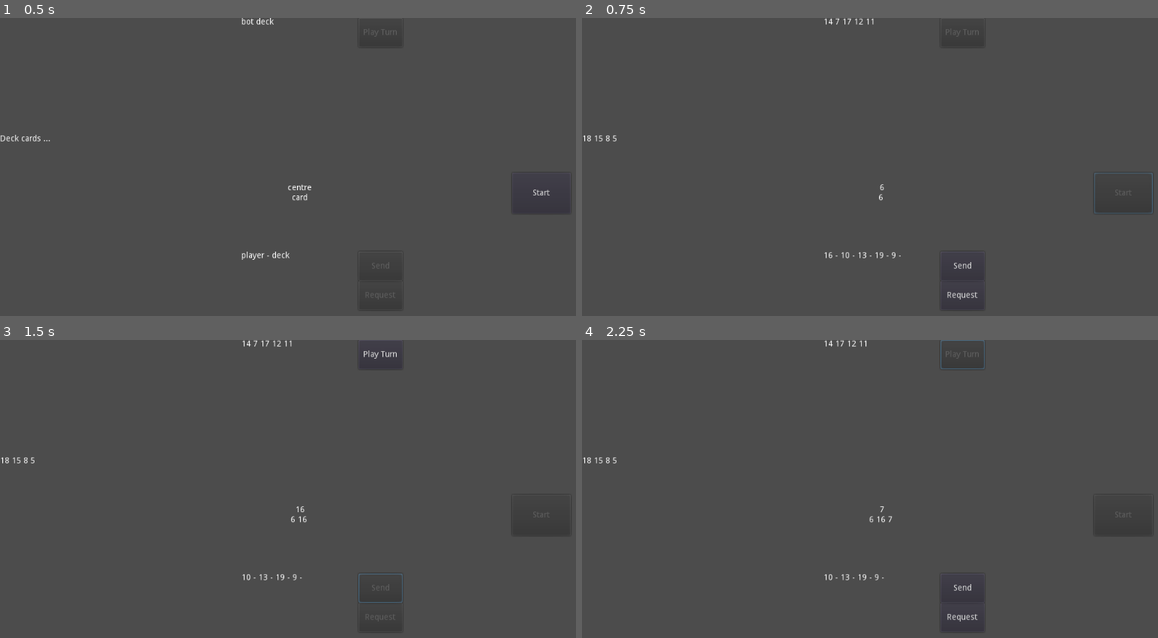
Above: before the commit, frames 1-4 (two rows, left to right).
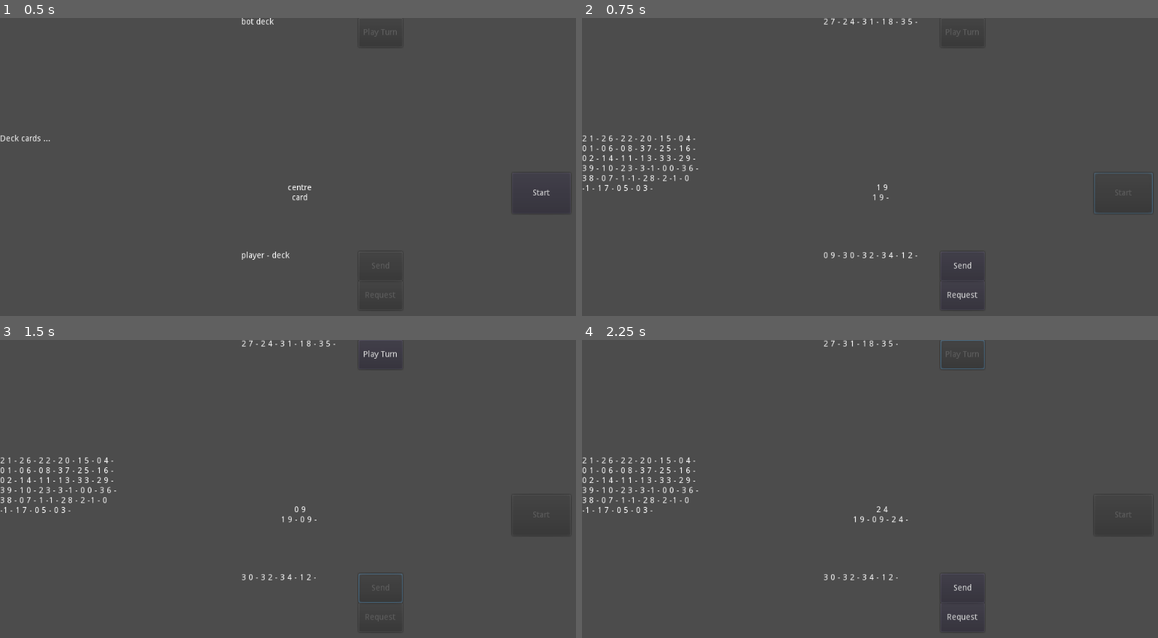
Above: after the commit, the same moments.

Repository: ravi-kiran-svs/uno-men
Game: Godot game, scene res://Scenes/TestScenes/TestGame.tscn
The game is run twice, just before and just after one commit, with the same random seed, the same clock (stepped at 60 frames per second) and the same inputs.
Inputs:
- Up to frame 1 (0.5 s): no input
- Up to frame 2 (0.75 s): click "Start" at 0.5 s
- Up to frame 3 (1.5 s): click "Send" at 1.25 s
- Up to frame 4 (2.25 s): click "Play Turn" at 2 s

Frame 1 is identical in both runs. In frame 2, 1.0% of the frame differs, in the area x 0-59%, y 0-81%; in frame 3, 1.0%; in frame 4, 1.0%, in the area x 0-57%, y 0-81%.

Commit message:
Card
Card class replaces int for cards.

Diff:
--- a/Scripts/Card/Card.gd
+++ b/Scripts/Card/Card.gd
@@ -1,6 +1,14 @@
-class Card:
+# A custom class that represents a Card.
+extends Object
+class_name Card
 
-	var _num
+enum CardColour {RED = 0, YELLOW = 1, GREEN = 2, BLUE = 3}
 
-	func _init(n):
-		_num = n
+# every card has two properties - a colour and a number.
+var colour : int
+var num : int
+# num == -1 => it's a SKIP TURN card.
+
+func _init(col : int, n : int):
+	colour = col
+	num = n
--- a/Scripts/Deck/Deck.gd
+++ b/Scripts/Deck/Deck.gd
@@ -1,16 +1,17 @@
+# A custom class that represents a deck of cards.
 extends Node
 class_name Deck
 
-var DeckService
+var DeckService : Node
 
 var _cards_list = []
 
-func addCard(i : int):
-	_cards_list.push_back(i)
+func addCard(card : Card):
+	_cards_list.push_back(card)
 	updateView()
 
-func removeCard(i : int):
-	_cards_list.erase(i)
+func removeCard(card : Card):
+	_cards_list.erase(card)
 	updateView()
 
 func getTopCard():
@@ -22,7 +23,7 @@
 		removeCard(card)
 		return card
 
-func peekBackCard() -> int:
+func peekBackCard() -> Card:
 	return _cards_list.back()
 
 func isEmpty() -> bool:
--- a/Scripts/DeckService/DeckService.gd
+++ b/Scripts/DeckService/DeckService.gd
@@ -1,34 +1,38 @@
+# This class is responsible for all communication between different decks.
 extends Control
 
+# initial number of cards each played gets.
 var N = 5;
 
-onready var CardsDeck = get_node("CardsDeck")
-onready var CentreDeck = get_node("CentreDeck")
-onready var PlayerDeck = get_node("PlayerDeck")
-onready var BotDeck = get_node("BotDeck")
+# these are the four decks of cards used in the game.
+onready var CardsDeck := get_node("CardsDeck")
+onready var CentreDeck := get_node("CentreDeck")
+onready var PlayerDeck := get_node("PlayerDeck")
+onready var BotDeck := get_node("BotDeck")
 
 func _ready():
 	randomize()
 
-# more complex code consisting of loops and conditions.
-func sendCardTo(to : Deck, i : int):
-	to.addCard(i)
+# used to send card from one deck to another.
+func sendCardTo(to : Deck, card : Card) -> bool:
+	to.addCard(card)
 	return true
 
-func requestCardFrom(from : Deck) -> int:
+# used to request card from a deck.
+func requestCardFrom(from : Deck) -> Card:
 	return from.getTopCard()
 
+# called by CardsDeck when it is out of cards.
 func requestRefill():
 	return CentreDeck.getAllCardsButTop()
 
-# things to do at the start of the game - when player clicks Start Game button.
-# 1. create the cards and add them into the deck.
-# 2. shuffle the deck and split it to the players (from the top of the deck).
-# 3. pick the top card from the deck and add it into the centre cards.
-
+# this function is called when the Game Starts - signal from GameService
+# 1. create the initial deck of cards.
+# 2. send it to CardsDeck to be shuffled and split.
 func _onGameStart():
 	var initialDeck = []
-	for i in range(5, 20):
-		initialDeck.append(i)
+	for c in 4:
+		for n in range(-1, 10):
+			initialDeck.append(Card.new(c, n))
 
 	CardsDeck.shuffleAndSplit(initialDeck, N)
--- a/Scripts/Decks/BotDeck.gd
+++ b/Scripts/Decks/BotDeck.gd
@@ -9,7 +9,8 @@
 	var text_string = ""
 
 	for i in _cards_list.size():
-		text_string += String(_cards_list[i]) + " "
+		text_string += String(_cards_list[i].colour) + " "
+		text_string += String(_cards_list[i].num) + " - "
 
 	_text.text = text_string
 
--- a/Scripts/Decks/CardsDeck.gd
+++ b/Scripts/Decks/CardsDeck.gd
@@ -1,3 +1,5 @@
+# This class is responsible for the deck of cards
+# from which the player and the bot draw the cards from.
 extends Deck
 
 onready var _text = get_node("Label")
@@ -5,6 +7,11 @@
 func _ready():
 	DeckService = get_node("%DeckService")
 
+# called at the start of a round.
+# 1. adds the cards into the deck.
+# 2. shuffles the deck.
+# 3. splits the cards to the player and the bot.
+# 4. places a card onto the centre deck.
 func shuffleAndSplit(deck, n):
 	_cards_list.append_array(deck)
 	_cards_list.shuffle();
@@ -15,9 +22,12 @@
 
 	_addTopCardTo(DeckService.CentreDeck)
 
-func removeCard(i : int):
-	.removeCard(i)
+# overrides the method in parent class.
+func removeCard(card : Card):
+	.removeCard(card)
 
+	# checks if the deck is out of cards.
+	# if yes => requests new cards, shuffles and adds into the deck.
 	if(_cards_list.size() <= 1):
 		var cards = DeckService.requestRefill()
 		cards.shuffle()
@@ -31,10 +41,12 @@
 	var text_string = ""
 
 	for i in _cards_list.size():
-		text_string += String(_cards_list[i]) + " "
+		text_string += String(_cards_list[i].colour) + " "
+		text_string += String(_cards_list[i].num) + " - "
 
 	_text.text = text_string
 
+# sends the top card to other decks.
 func _addTopCardTo(to : Deck):
 	if(!isEmpty()):
 		var card = _cards_list.front()
--- a/Scripts/Decks/CentreDeck.gd
+++ b/Scripts/Decks/CentreDeck.gd
@@ -1,3 +1,4 @@
+# This class is responsible for the deck of cards in the centre.
 extends Deck
 
 onready var _text = get_node("Label")
@@ -9,13 +10,16 @@
 	_updateText()
 
 func _updateText():
-	_text.text = String(_cards_list.back())
+	_text.text = String(_cards_list.back().colour) + " "
+	_text.text += String(_cards_list.back().num) + "\n"
 
-	var text_string = "\n"
+	var text_string = ""
 	for i in _cards_list.size():
-		text_string += String(_cards_list[i]) + " "
+		text_string += String(_cards_list[i].colour) + " "
+		text_string += String(_cards_list[i].num) + " - "
 	_text.text += text_string
 
+# removes and returns all the cards but the top one.
 func getAllCardsButTop():
 	var cards = []
 	for i in _cards_list.size() - 1:
--- a/Scripts/Decks/PlayableDeck.gd
+++ b/Scripts/Decks/PlayableDeck.gd
@@ -1,21 +1,22 @@
+# This is class acts as a parent class for any deck of cards
+# that participate in the game.
 extends Deck
 class_name PlayableDeck
 
+# notify that the player has finished their turn.
 signal PlayerTurnEnd(i)
 
 func _ready():
 	DeckService = get_node("%DeckService")
 
-func _addCardToCentre(i : int):
-	var sendSuccess = DeckService.sendCardTo(
-		DeckService.CentreDeck, i)
+# adds a card to the centre deck.
+func _addCardToCentre(card : Card):
+	var sendSuccess = DeckService.sendCardTo(DeckService.CentreDeck, card)
+	if(sendSuccess):
+		removeCard(card)
 
-	if(sendSuccess):
-		removeCard(i)
-
+# requests a card from the cards deck.
 func _requestCardFromDeck():
-	var card = DeckService.requestCardFrom(
-		DeckService.CardsDeck)
-
+	var card = DeckService.requestCardFrom(DeckService.CardsDeck)
 	if(card != null):
 		addCard(card)
--- a/Scripts/Decks/PlayerDeck.gd
+++ b/Scripts/Decks/PlayerDeck.gd
@@ -1,3 +1,4 @@
+# This class is responsible for the deck of cards in the Player's hand.
 extends PlayableDeck
 
 onready var _text = get_node("Label")
@@ -9,7 +10,8 @@
 	var text_string = ""
 
 	for i in _cards_list.size():
-		text_string += String(_cards_list[i]) + " - "
+		text_string += String(_cards_list[i].colour) + " "
+		text_string += String(_cards_list[i].num) + " - "
 
 	_text.text = text_string
 
--- a/project.godot
+++ b/project.godot
@@ -9,6 +9,11 @@
 config_version=4
 
 _global_script_classes=[ {
+"base": "Object",
+"class": "Card",
+"language": "GDScript",
+"path": "res://Scripts/Card/Card.gd"
+}, {
 "base": "Node",
 "class": "Deck",
 "language": "GDScript",
@@ -20,6 +25,7 @@
 "path": "res://Scripts/Decks/PlayableDeck.gd"
 } ]
 _global_script_class_icons={
+"Card": "",
 "Deck": "",
 "PlayableDeck": ""
 }
